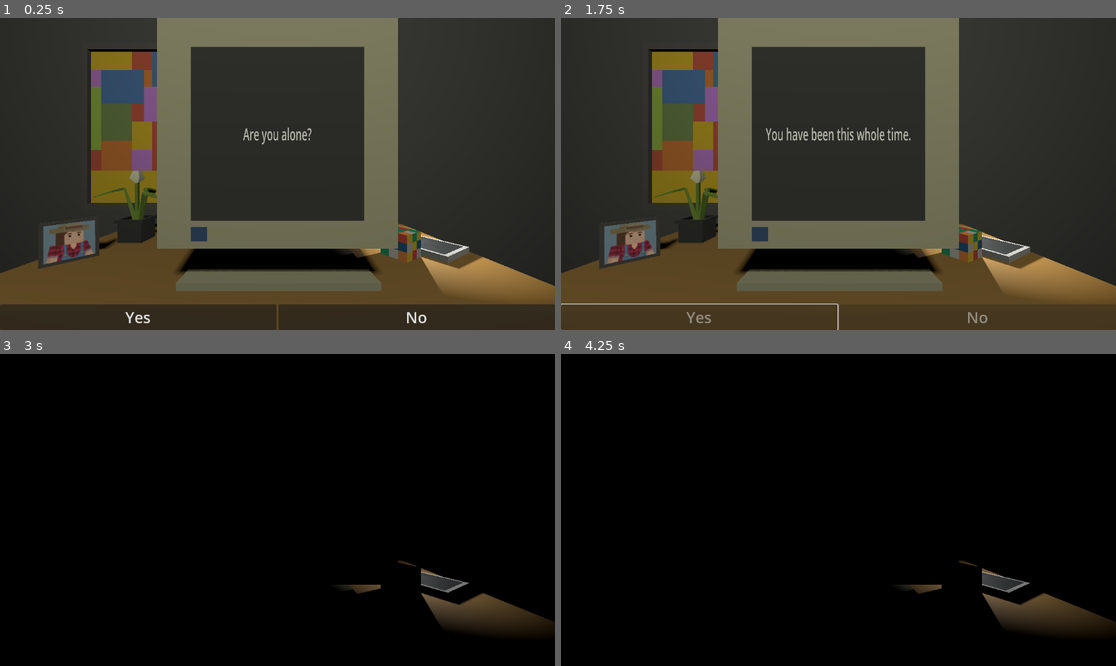
Above: before the commit, frames 1-4 (two rows, left to right).
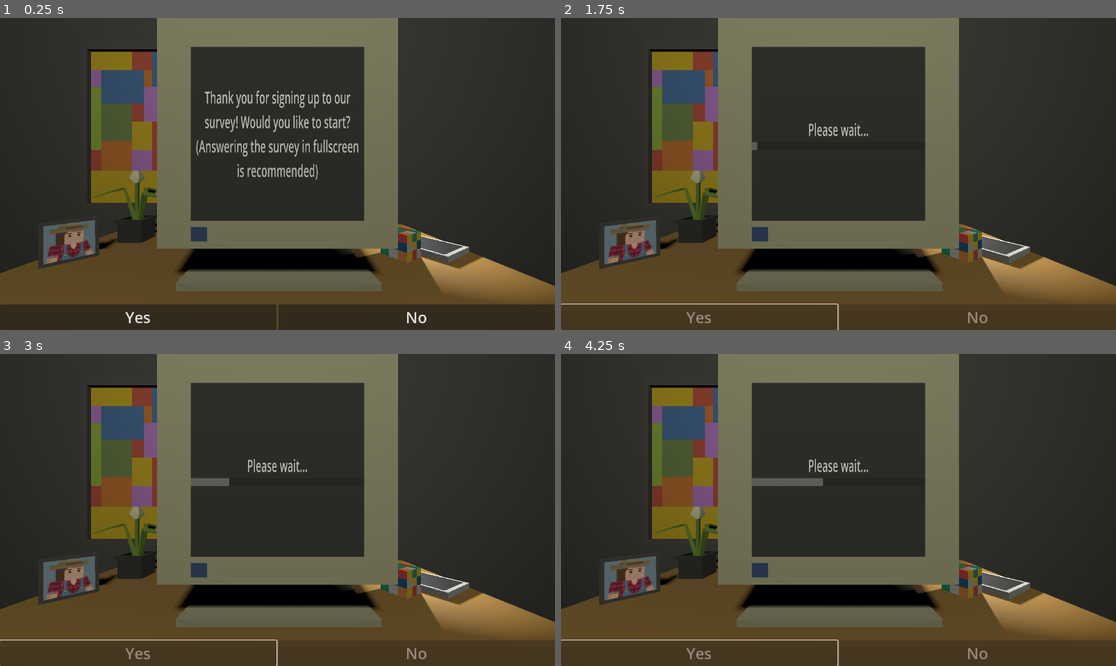
Above: after the commit, the same moments.

Repository: 69ShadesOfPeanut/Practice-Jam-3
Game: Godot game, scene res://Scenes/office.tscn
Two runs of this game, one before a commit and one after it. Both use one fixed random seed, a clock stepped at 60 frames per second and the inputs below.
Inputs:
- Up to frame 1 (0.25 s): no input
- Up to frame 2 (1.75 s): click "Yes" at 0.5 s; tap Enter at 1.25 s
- Up to frame 3 (3 s): tap Space at 2.75 s
- Up to frame 4 (4.25 s): tap Enter at 3.5 s

The runs differ from the first frame. In frame 1, 1.9% of the frame differs, in the area x 35-65%, y 23-52%; in frame 2, 0.5%; in frame 3, 98%, in the area x 0-100%, y 0-100%; in frame 4, 98%.

Commit message:
Update office.tscn

Diff:
--- a/Scenes/office.tscn
+++ b/Scenes/office.tscn
@@ -154,7 +154,6 @@
 grow_horizontal = 2
 grow_vertical = 0
 script = ExtResource("7_u6eov")
-CurrentQuestion = 22
 ButtonClickSound = ExtResource("9_a0b7e")
 KnockingSound = ExtResource("10_ilr6g")
 SwitchOff = ExtResource("11_24fp6")
